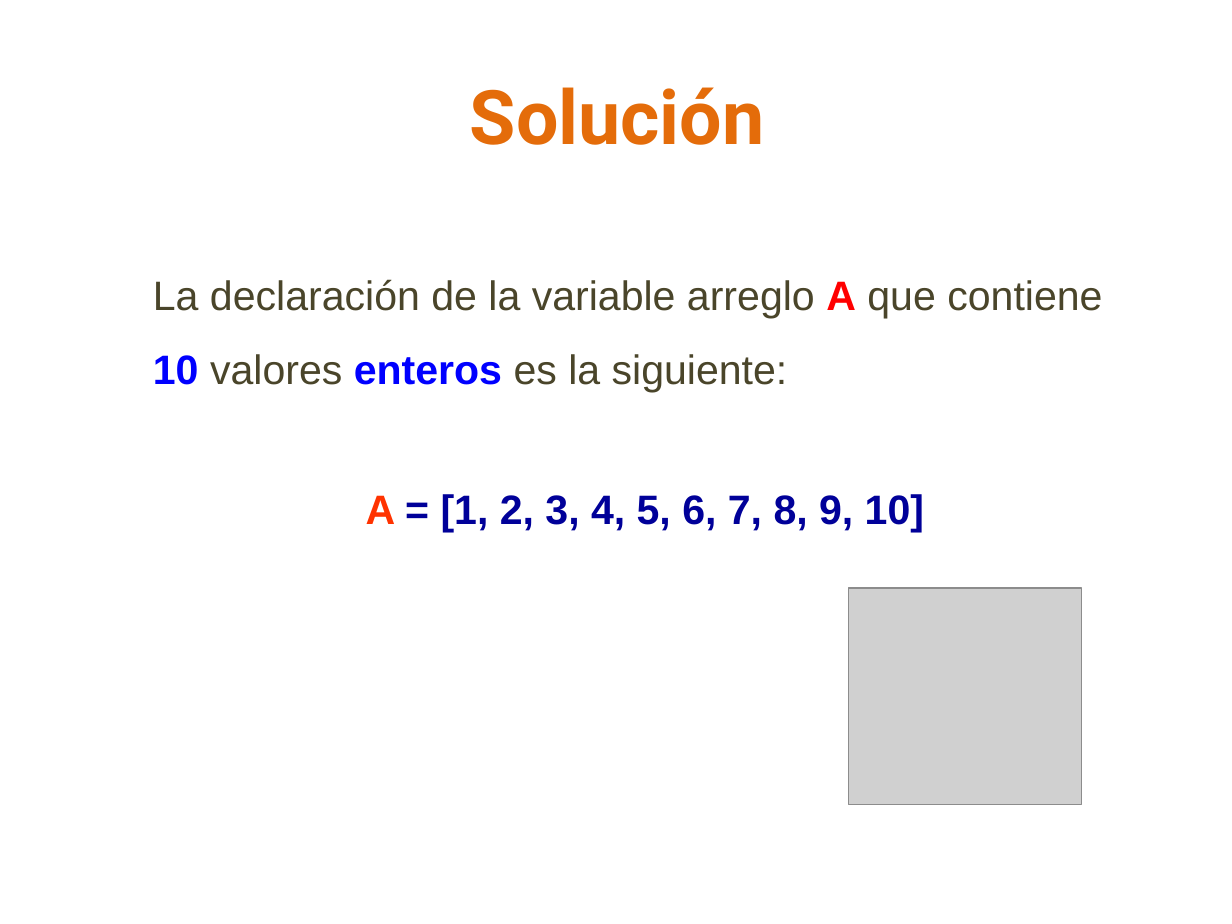
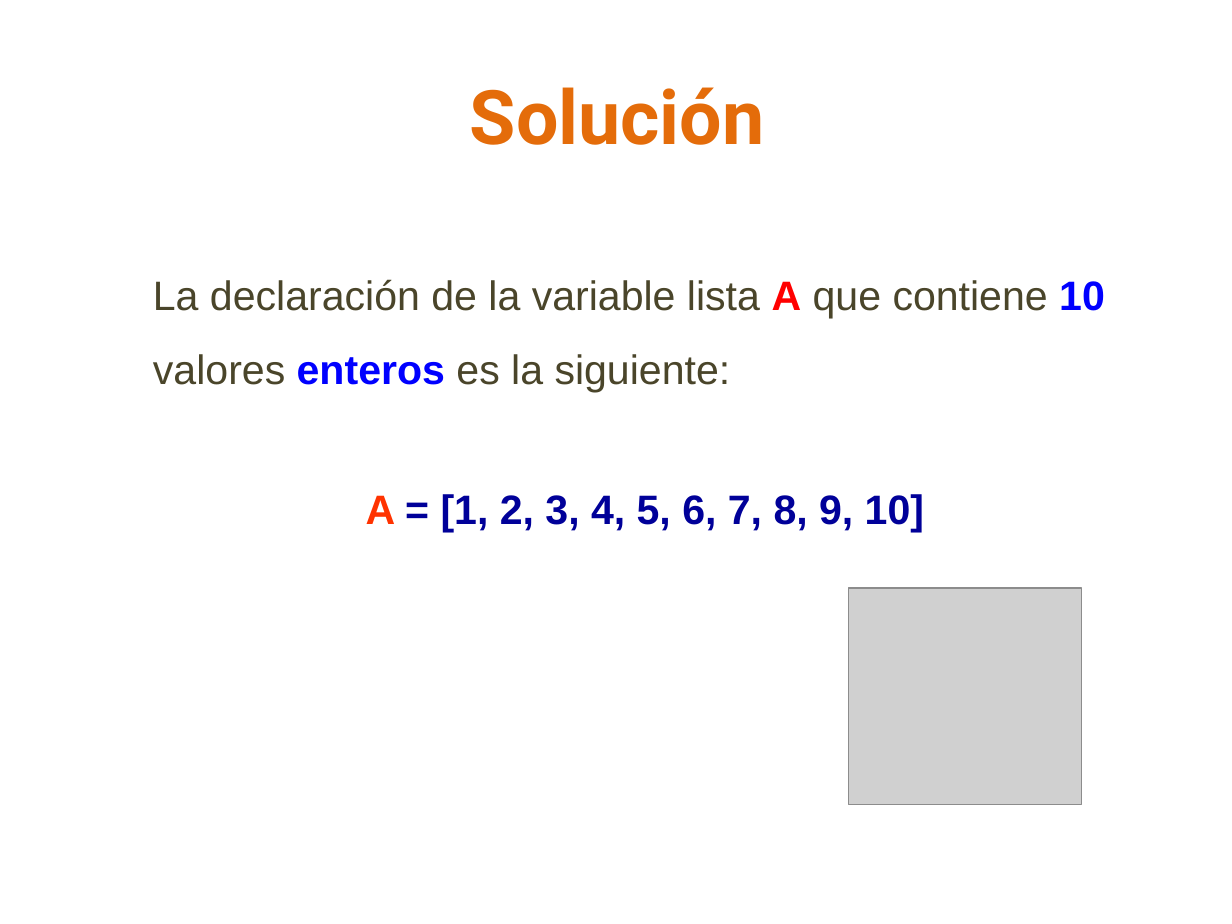
Before and after one commit to lizetheP/Analitica, a slide deck: slide 18 of Calendario2023/presentaciones/7_Listas.pptx. Drawn at 1232x924 pixels with LibreOffice and Linux fonts; fonts in the diff are those of the drawing; grey boxes stand for pictures. Boxes give left, top, right and bottom in pixels: in the first picture for what was removed or moved away, otherwise in the second. Text is boxed around its words. In the diff, an @@ line names an element or a change of style, - is before the commit and + after.

```diff
--- a/Calendario2023/presentaciones/7_Listas.pptx
+++ b/Calendario2023/presentaciones/7_Listas.pptx
@@ text at <box>153,279,1105,392</box>: text changed @@
-La declaración de la variable arreglo A que contiene 10 valores enteros es la siguiente:
+La declaración de la variable lista A que contiene 10 valores enteros es la siguiente:
```
Also in this commit, not shown: 22 other slides changed, 1 other file.
